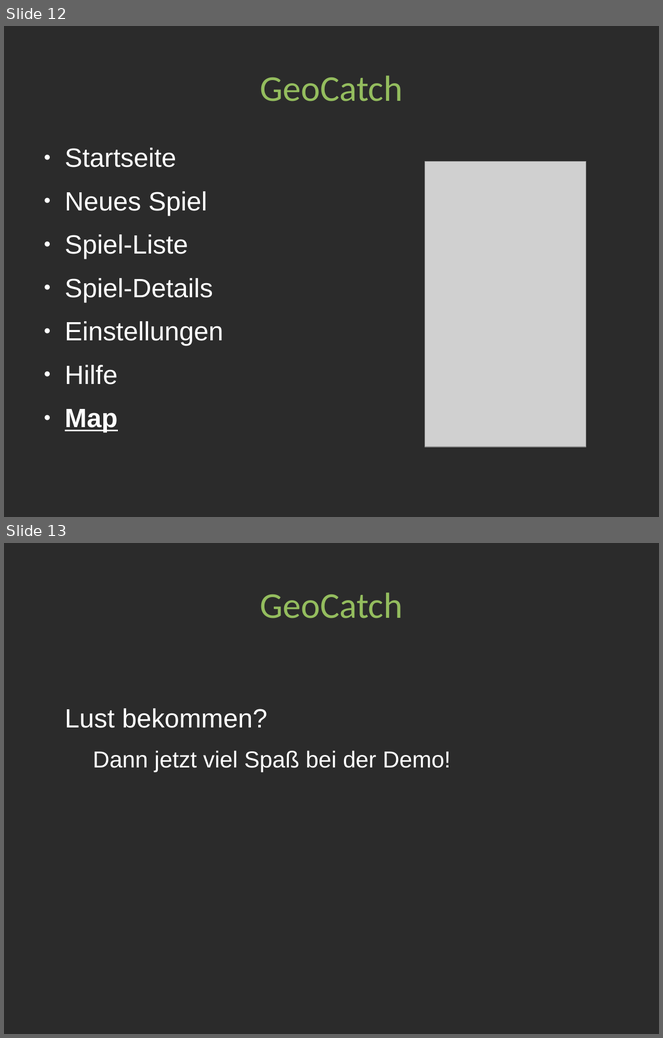
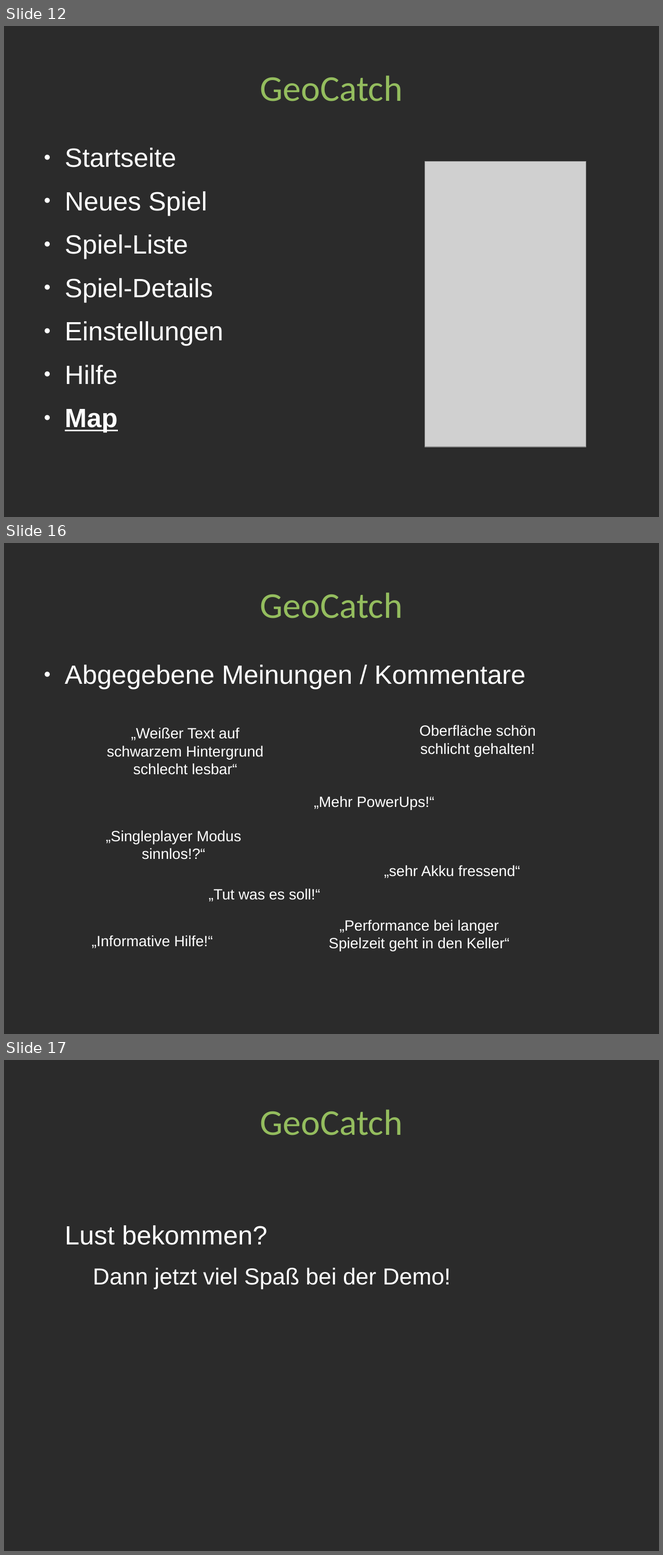
Before and after one commit to Sibirius/rwth-mcc10-group3, a slide deck: final_pres/GeoCatch.odp. Shown one above the other, each under a label of ours: slides 12 and 13 before the commit, slides 12, 16 and 17 after it; the slides between them are not shown. The pictures are 663x1038 and 663x1555 pixels, drawn with LibreOffice and Linux fonts; fonts in the diff are those of the drawing; grey boxes stand for pictures; background and template pictures are left out; a plain dark background stands for a picture behind light text. Boxes give left, top, right and bottom in pixels: in the first picture for what was removed or moved away, otherwise in the second. Text is boxed around its words. In the diff, an @@ line names an element or a change of style, - is before the commit and + after.

```diff
--- a/final_pres/GeoCatch.odp
+++ b/final_pres/GeoCatch.odp
@@ slide 16 added at (4, 543, 659, 1034), background picture (left out) @@
@@ title added at (260, 592, 403, 618), 44 pt, text #94BD5E @@
+GeoCatch
@@ text added at (65, 665, 526, 690), 32 pt, text #FFFFFF @@
+● Abgegebene Meinungen / Kommentare
@@ text added at (107, 728, 263, 775), 18 pt, text #FFFFFF @@
+„Weißer Text auf schwarzem Hintergrund schlecht lesbar“
@@ text added at (419, 725, 536, 757), 18 pt, text #FFFFFF @@
+Oberfläche schön schlicht gehalten!
@@ text added at (314, 796, 435, 810), 18 pt, text #FFFFFF @@
+„Mehr PowerUps!“
@@ text added at (106, 831, 242, 860), 18 pt, text #FFFFFF @@
+„Singleplayer Modus
+sinnlos!?“
@@ text added at (384, 865, 520, 878), 18 pt, text #FFFFFF @@
+„sehr Akku fressend“
@@ text added at (209, 889, 320, 902), 18 pt, text #FFFFFF @@
+„Tut was es soll!“
@@ text added at (329, 920, 509, 952), 18 pt, text #FFFFFF @@
+„Performance bei langer Spielzeit geht in den Keller“
@@ text added at (92, 936, 213, 949), 18 pt, text #FFFFFF @@
+„Informative Hilfe!“
@@ what was slide 13 is now slide 17 @@
```
Also in this commit, not shown: 3 other slides added.
